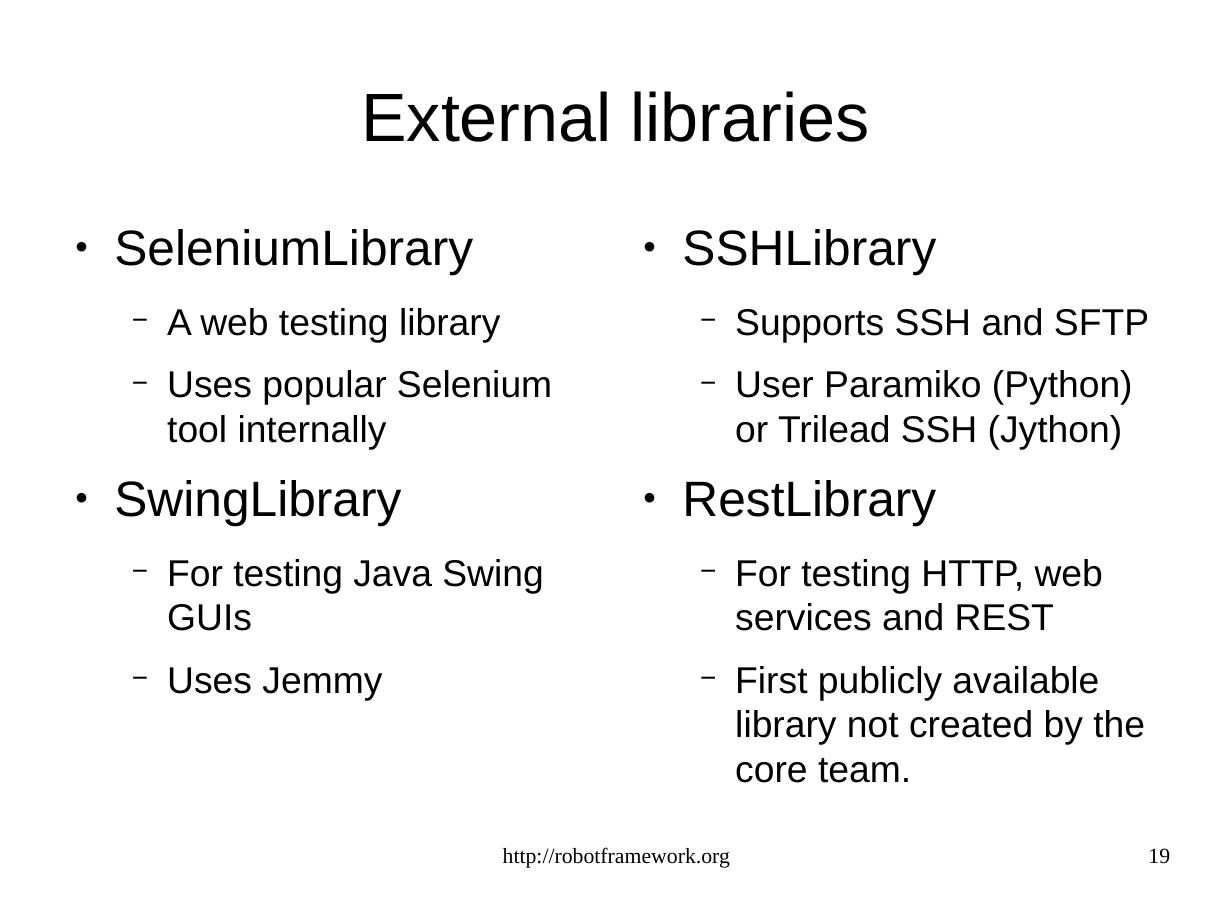
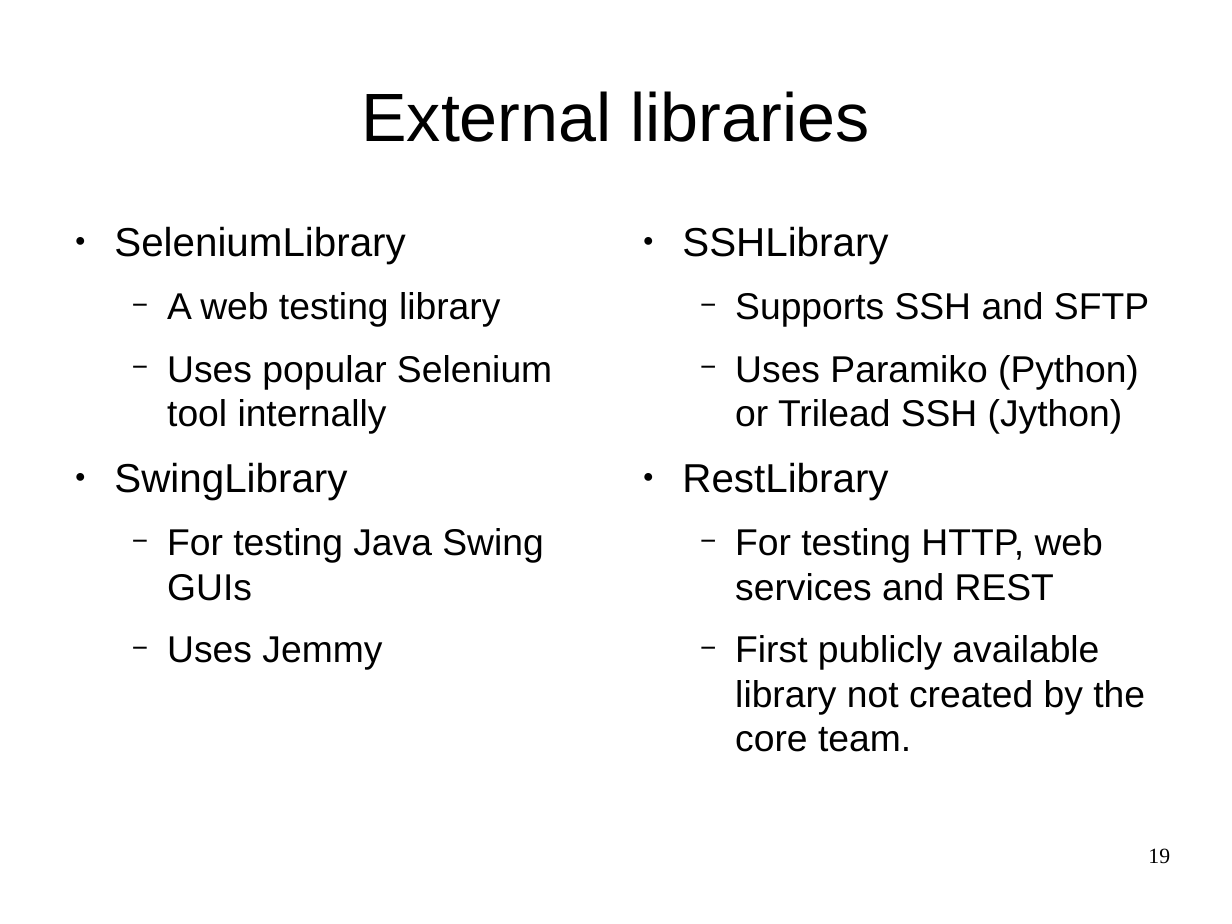
Before and after one commit to gdw2/robot-framework, a slide deck: slide 19 of proto/slides/demoslides.odp. Drawn at 1232x924 pixels with LibreOffice and Linux fonts; fonts in the diff are those of the drawing. Boxes give left, top, right and bottom in pixels: in the first picture for what was removed or moved away, otherwise in the second. Text is boxed around its words. In the diff, an @@ line names an element or a change of style, - is before the commit and + after.

```diff
--- a/proto/slides/demoslides.odp
+++ b/proto/slides/demoslides.odp
@@ text at (x1=114, y1=226, x2=405, y2=500): size 32 to 26 pt in "SeleniumLibrary", "SwingLibrary"; less space between paragraphs @@
@@ text at (x1=735, y1=355, x2=1139, y2=434): text changed @@
-  − User Paramiko (Python) or Trilead SSH (Jython)
+  − Uses Paramiko (Python) or Trilead SSH (Jython)
@@ text at (x1=682, y1=462, x2=888, y2=500): size 32 to 26 pt in "SSHLibrary", "RestLibrary"; less space between paragraphs @@
@@ text removed at (x1=503, y1=847, x2=730, y2=868) @@
-http://robotframework.org
```
Also in this commit, not shown: 25 other slides changed, 1 slide added, 1 slide removed.
